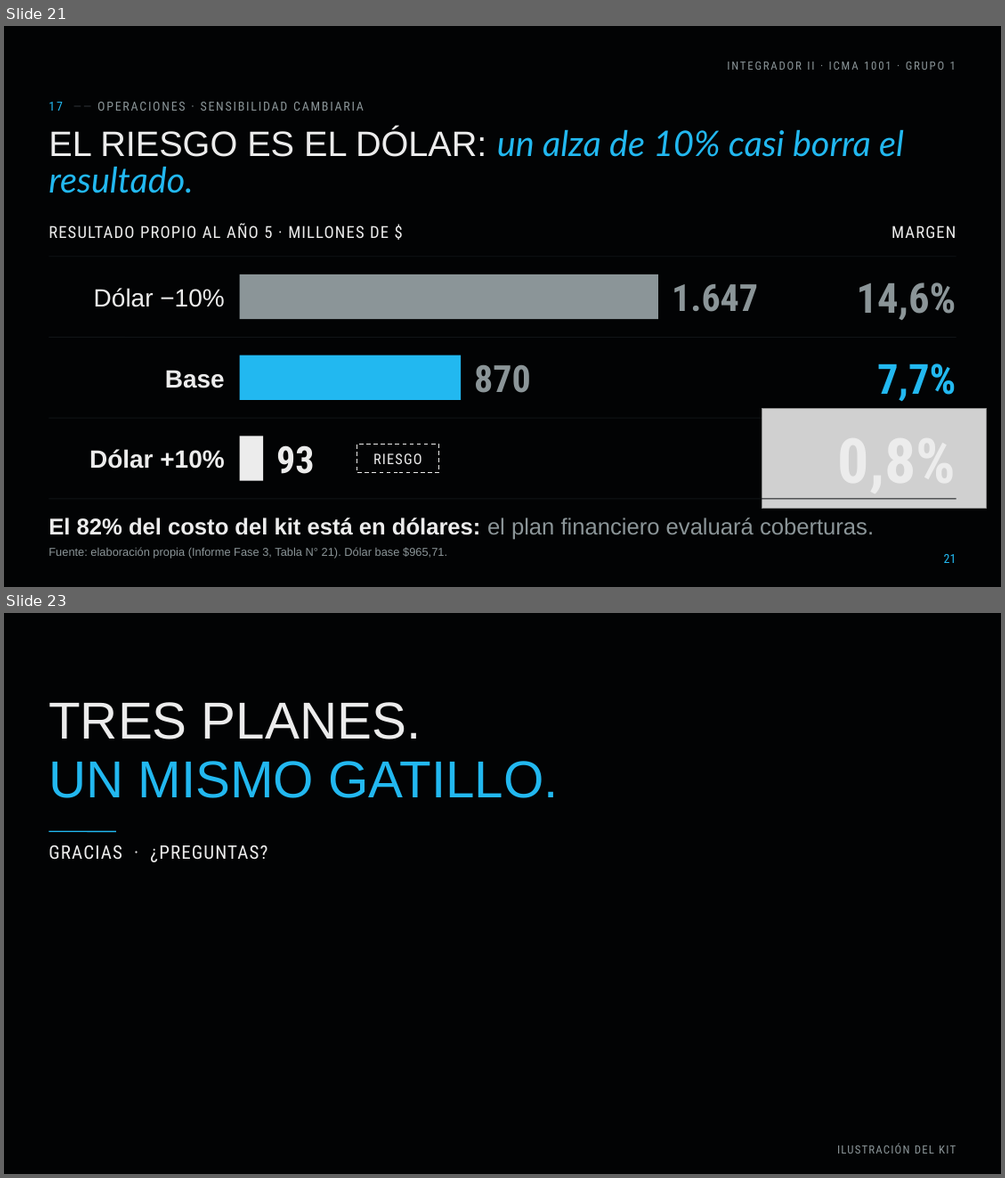
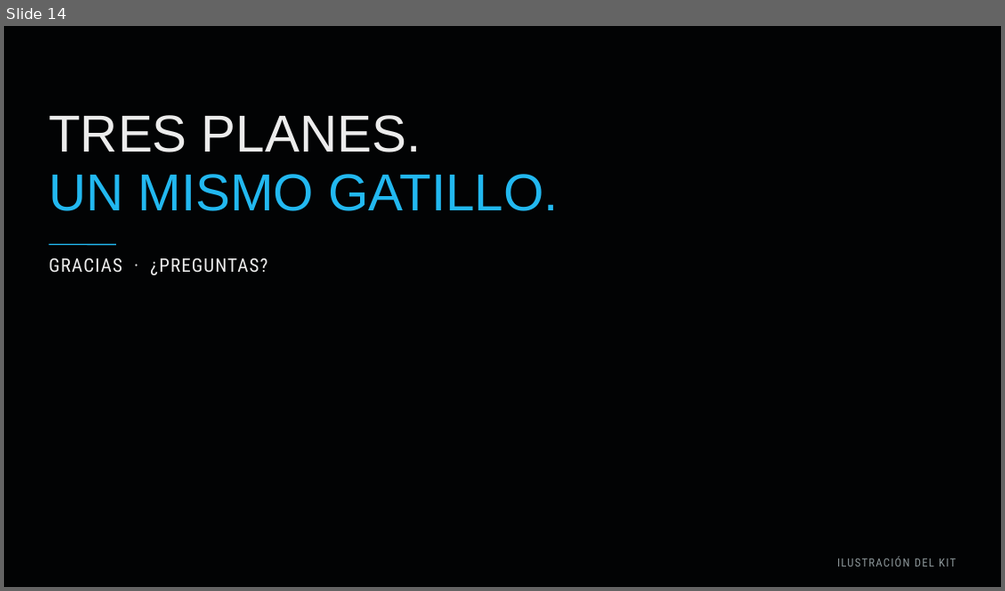
Before and after one commit to diegoaam0109-ux/lumine, a slide deck: fase-3/Grupo_01_LumineMotors_Fase3.pptx. Shown one above the other, each under a label of ours: slides 21 and 23 before the commit, slide 14 after it; the slides between them are not shown. The pictures are 1005x1178 and 1005x591 pixels, drawn with LibreOffice and Linux fonts; fonts in the diff are those of the drawing; grey boxes stand for pictures; background and template pictures are left out. Boxes give left, top, right and bottom in pixels: in the first picture for what was removed or moved away, otherwise in the second. Text is boxed around its words. In the diff, an @@ line names an element or a change of style, - is before the commit and + after.

```diff
--- a/fase-3/Grupo_01_LumineMotors_Fase3.pptx
+++ b/fase-3/Grupo_01_LumineMotors_Fase3.pptx
@@ slide 21 removed at (x1=4, y1=26, x2=1001, y2=587), background #020304 @@
@@ text removed at (x1=727, y1=62, x2=955, y2=70) @@
-INTEGRADOR II · ICMA 1001 · GRUPO 1
@@ text removed at (x1=48, y1=102, x2=364, y2=111) @@
-17 —— OPERACIONES · SENSIBILIDAD CAMBIARIA
@@ title removed at (x1=48, y1=128, x2=904, y2=193) @@
-EL RIESGO ES EL DÓLAR: un alza de 10% casi borra el resultado.
@@ text removed at (x1=48, y1=223, x2=388, y2=238) @@
-RESULTADO PROPIO AL AÑO 5 · MILLONES DE $
@@ text removed at (x1=891, y1=225, x2=955, y2=238) @@
-MARGEN
@@ line removed from (48, 257) to (956, 257) @@
@@ text removed at (x1=94, y1=288, x2=224, y2=307) @@
-Dólar −10%
@@ rectangle removed at (x1=240, y1=274, x2=658, y2=319) @@
@@ text removed at (x1=672, y1=284, x2=758, y2=312) @@
-1.647
@@ text removed at (x1=857, y1=282, x2=956, y2=320) @@
-14,6%
@@ line removed from (48, 338) to (956, 338) @@
@@ text removed at (x1=165, y1=370, x2=225, y2=388) @@
-Base
@@ rectangle removed at (x1=240, y1=355, x2=461, y2=400) @@
@@ text removed at (x1=474, y1=365, x2=531, y2=393) @@
-870
@@ text removed at (x1=877, y1=363, x2=955, y2=402) @@
-7,7%
@@ line removed from (48, 418) to (956, 418) @@
@@ picture removed at (x1=761, y1=408, x2=986, y2=508) @@
@@ text removed at (x1=838, y1=418, x2=956, y2=499) @@
-0,8%
@@ text removed at (x1=89, y1=449, x2=224, y2=468) @@
-Dólar +10%
@@ rectangle removed at (x1=240, y1=435, x2=264, y2=481) @@
@@ text removed at (x1=276, y1=445, x2=314, y2=474) @@
-93
@@ rectangle removed at (x1=357, y1=444, x2=439, y2=473) @@
@@ text removed at (x1=373, y1=453, x2=422, y2=464) @@
-RIESGO
@@ line removed from (48, 499) to (956, 499) @@
@@ text removed at (x1=48, y1=517, x2=874, y2=540) @@
-El 82% del costo del kit está en dólares: el plan financiero evaluará coberturas.
@@ text removed at (x1=48, y1=547, x2=447, y2=558) @@
-Fuente: elaboración propia (Informe Fase 3, Tabla N° 21). Dólar base $965,71.
@@ page number removed at (x1=944, y1=554, x2=956, y2=563) @@
-21
@@ what was slide 23 is now slide 14 @@
```
Also in this commit, not shown: 18 slides changed, 8 other slides removed, 19 other files.
